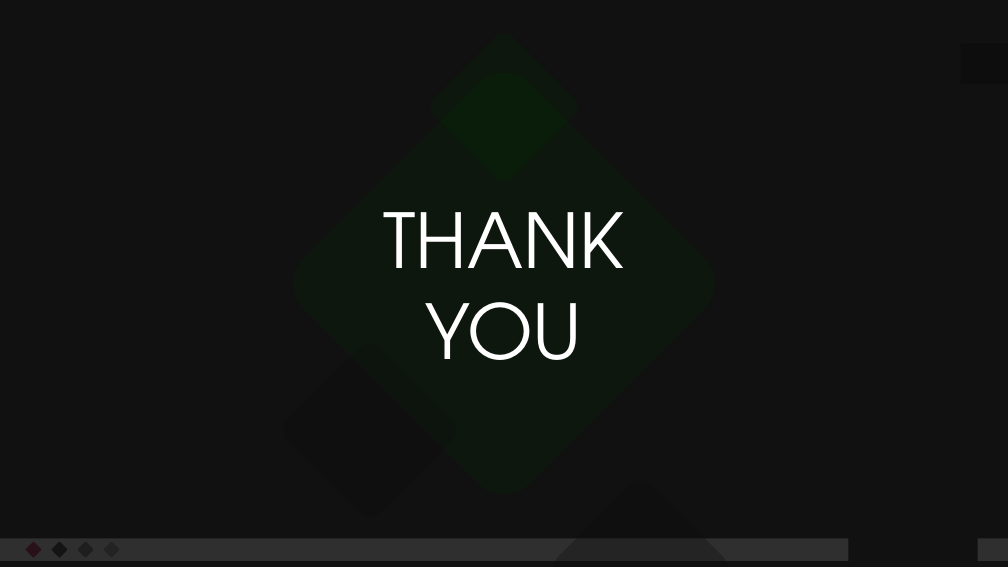
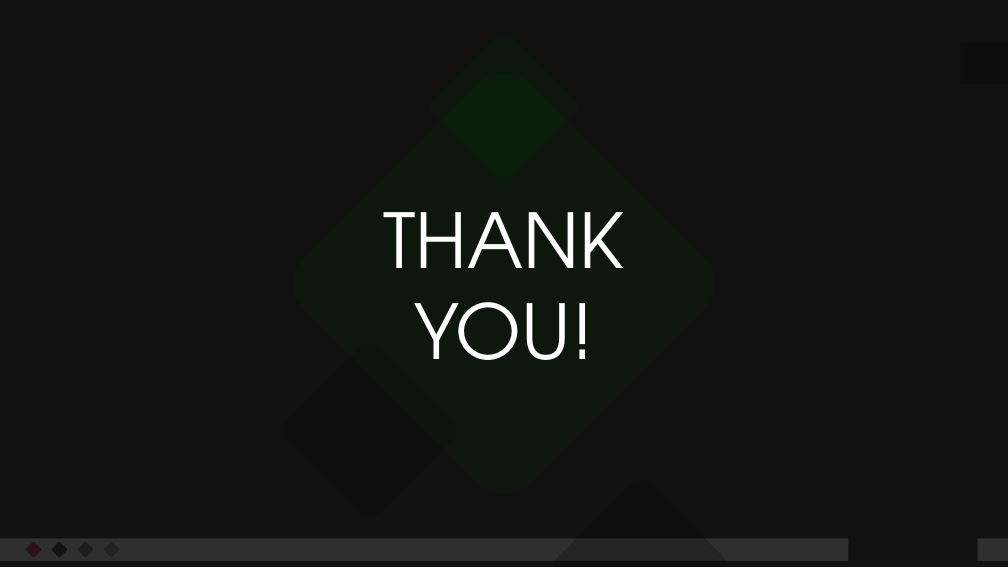
Before and after one commit to KhethiweDlamini/Medical-Insurance-Costs-Case-Study, a slide deck: slide 10 of Medical_Charges_Presentation.pptx. Drawn at 1008x567 pixels with LibreOffice and Linux fonts; fonts in the diff are those of the drawing; background and template pictures are left out; a plain dark background stands for a picture behind light text. Boxes give left, top, right and bottom in pixels: in the first picture for what was removed or moved away, otherwise in the second. Text is boxed around its words. In the diff, an @@ line names an element or a change of style, - is before the commit and + after.

```diff
--- a/Medical_Charges_Presentation.pptx
+++ b/Medical_Charges_Presentation.pptx
@@ text at [384,212,624,360]: text changed @@
-THANK YOU
+THANK YOU!
```
Also in this commit, not shown: 2 other slides changed.
